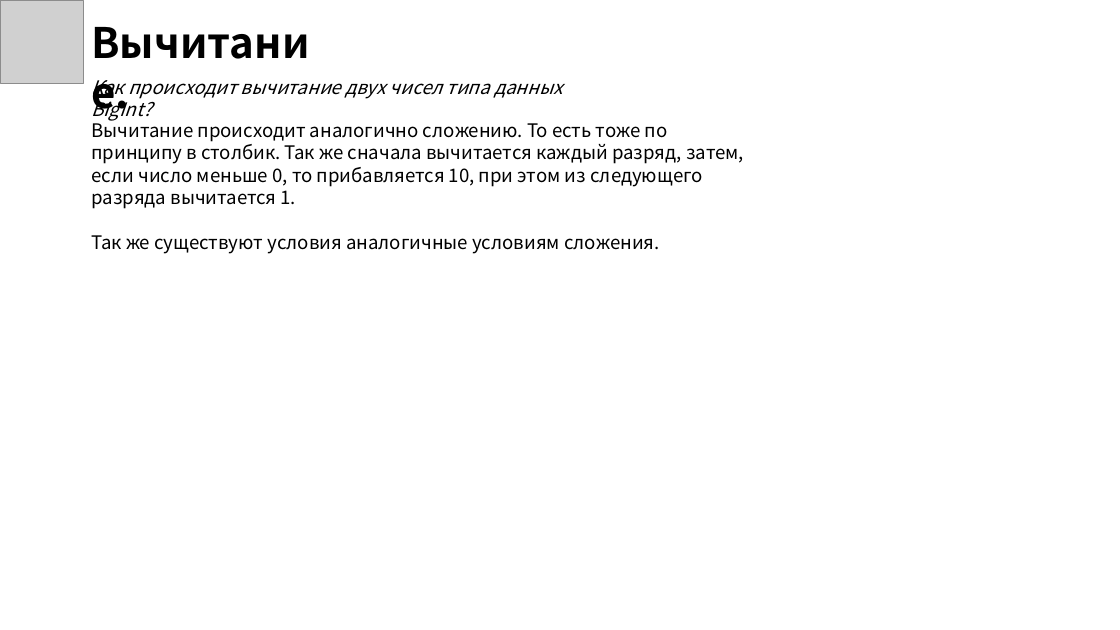
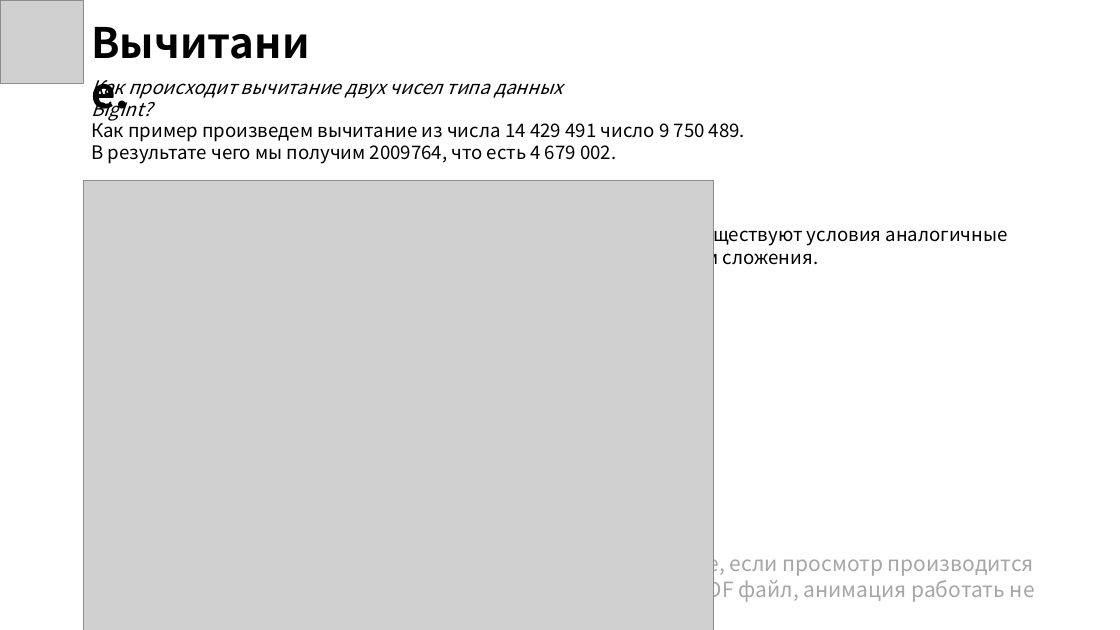
Before and after one commit to Elsium/ASD, a slide deck: slide 13 of presentation/presentation.pptx (slide 17 before the commit). Drawn at 1120x630 pixels with LibreOffice and Linux fonts; fonts in the diff are those of the drawing; grey boxes stand for pictures; background and template pictures are left out. Boxes give left, top, right and bottom in pixels: in the first picture for what was removed or moved away, otherwise in the second. Text is boxed around its words. In the diff, an @@ line names an element or a change of style, - is before the commit and + after.

```diff
--- a/presentation/presentation.pptx
+++ b/presentation/presentation.pptx
@@ text removed at (91, 118, 744, 254) @@
-Вычитание происходит аналогично сложению. То есть тоже по принципу в столбик. Так же сначала вычитается каждый разряд, затем, если число меньше 0, то прибавляется 10, при этом из следующего разряда вычитается 1.
-Так же существуют условия аналогичные условиям сложения.
@@ text added at (91, 118, 745, 164), 16 pt, text #000000 @@
+Как пример произведем вычитание из числа 14 429 491 число 9 750 489.
+В результате чего мы получим 2009764, что есть 4 679 002.
@@ picture added at (83, 181, 713, 630) @@
@@ text added at (631, 222, 1008, 270), 16 pt, text #000000 @@
+Так же существуют условия аналогичные условиям сложения.
@@ text added at (83, 532, 763, 563), 16 pt, text #000000 @@
+Можем заметить, что реализовано вычитание в столбик.
@@ text added at (649, 551, 1035, 602), 18 pt, text #A6A6A6 @@
+В случае, если просмотр производится через PDF файл, анимация работать не будет.
```
Also in this commit, not shown: 6 other slides changed, 1 slide added, 11 slides removed, 6 other files.
